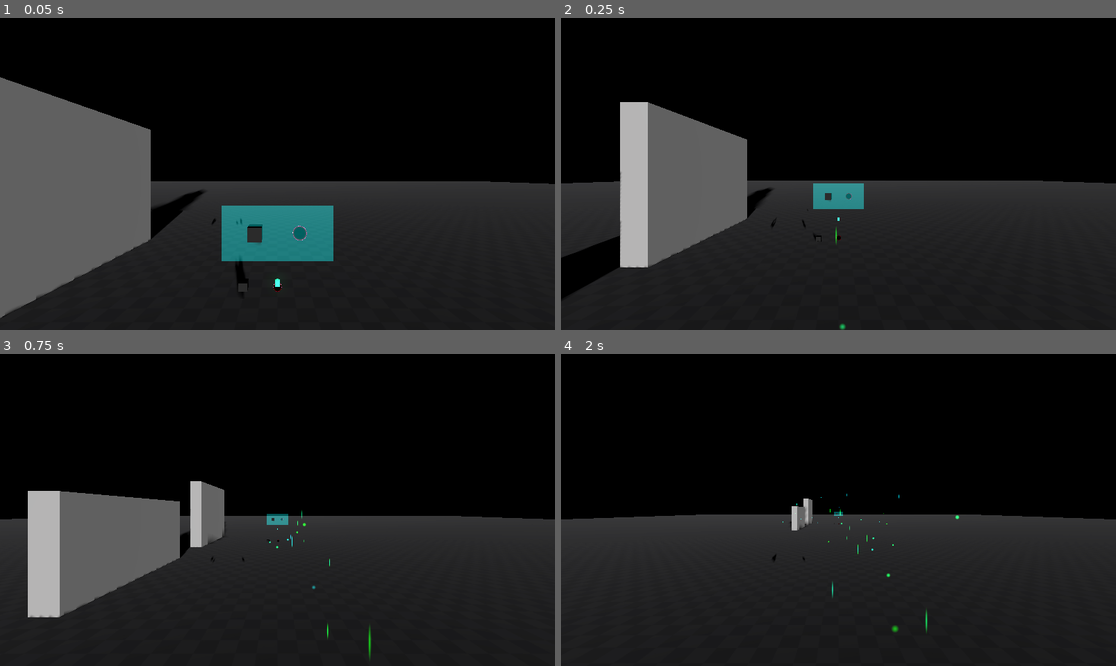
Above: before the commit, frames 1-4 (two rows, left to right).
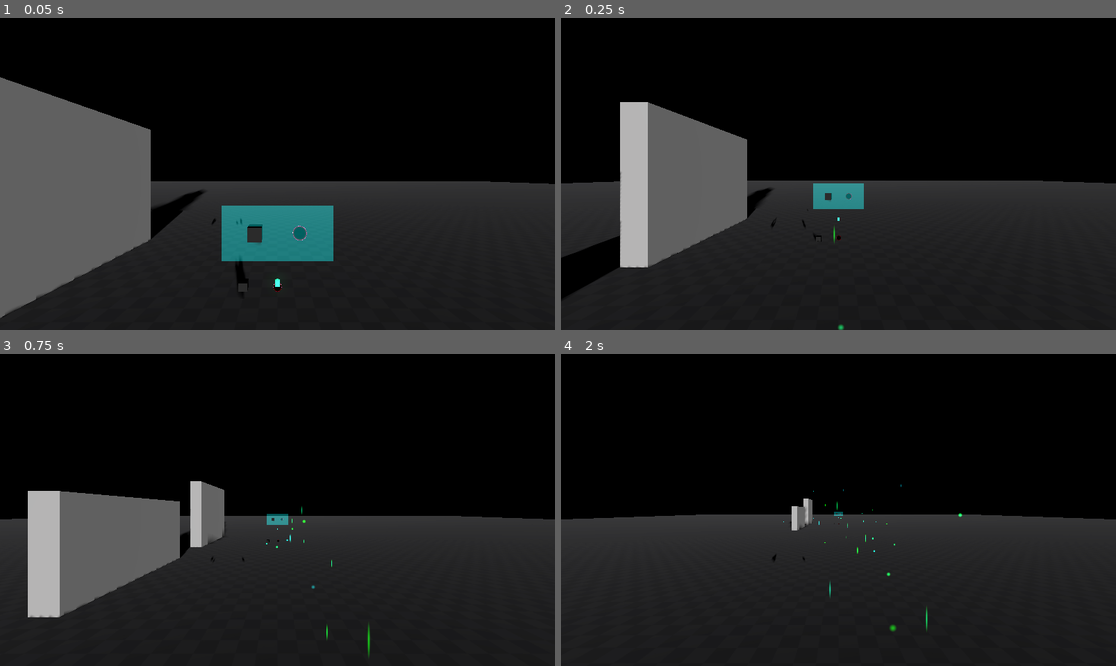
Above: after the commit, the same moments.

Repository: JD-The-65th/cyberbreak
Game: Godot game, scene res://levels/testing_environment.tscn
The game is run twice, just before and just after one commit, with the same random seed, the same clock (stepped at 60 frames per second) and the same inputs.
Inputs (mouse positions are in pixels of both pictures, inside the frame that each line leads up to):
- Up to frame 1 (0.05 s): no input
- Up to frame 2 (0.25 s): no input
- Up to frame 3 (0.75 s): move the mouse to (399, 494) at 0.52 s; click (399, 494) at 0.67 s
- Up to frame 4 (2 s): drag from (727, 525) to (810, 572) at 1.27 s

Frame 1 is identical in both runs. In frame 2, less than 0.1% of the frame differs, in the area x 49-52%, y 66-100%; in frame 3, 0.1%; in frame 4, 0.2%, in the area x 39-73%, y 41-90%.

Commit message:
Config particle attraction to origin

Diff:
--- a/components/MSFS/default_particle_process_material.tres
+++ b/components/MSFS/default_particle_process_material.tres
@@ -32,7 +32,7 @@
 linear_accel_max = 0.5
 linear_accel_curve = SubResource("CurveTexture_tfa1y")
 radial_accel_min = -5.0
-radial_accel_max = 5.0
+radial_accel_max = 10.0
 tangential_accel_min = -5.0
 tangential_accel_max = 5.0
 scale_min = 0.25
